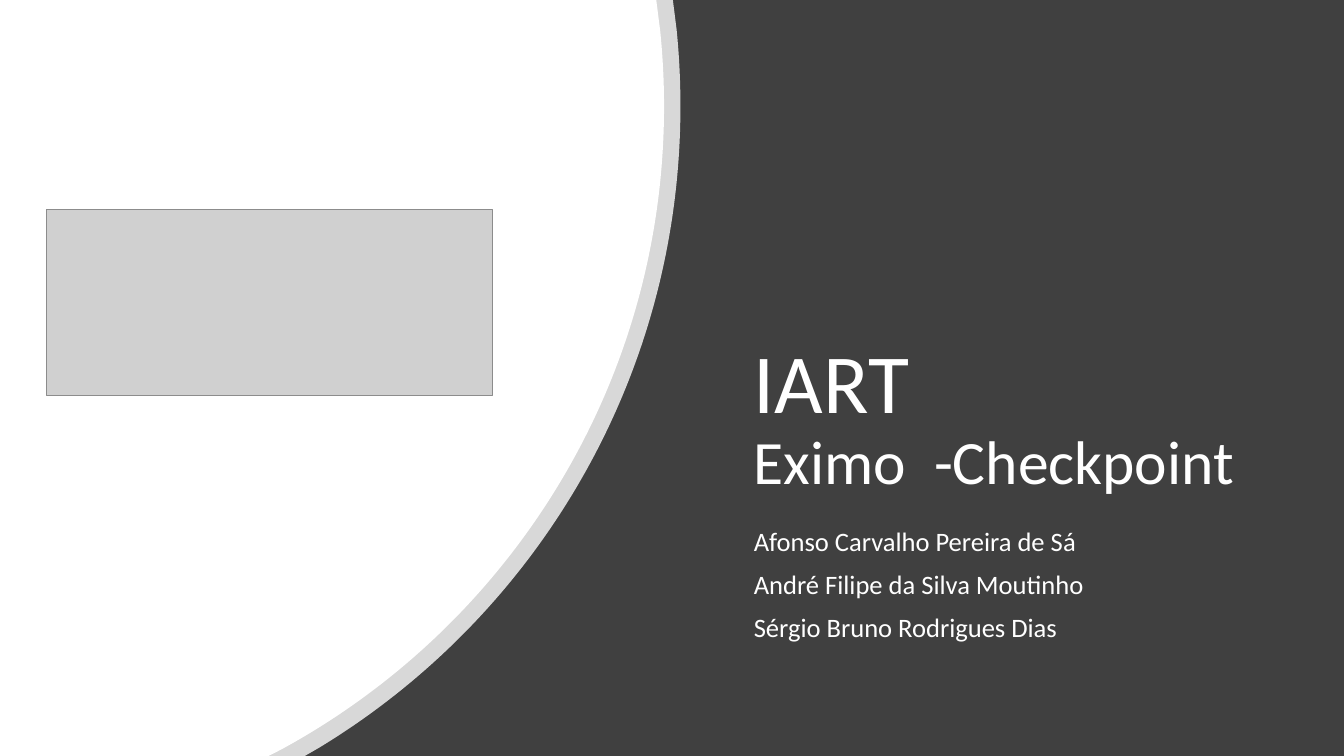
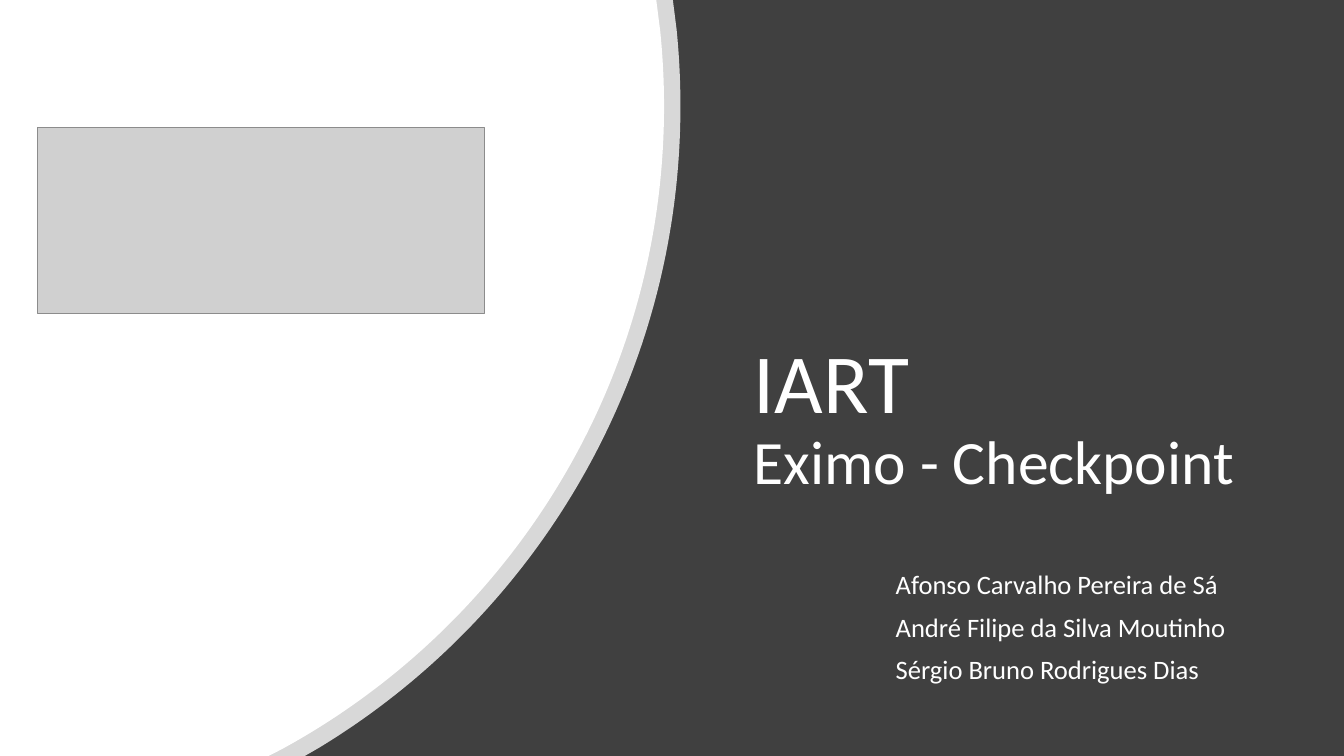
Before and after one commit to SergioDias47/Eximo, a slide deck: slide 1 of docs/IART-Eximo.pptx. Drawn at 1344x756 pixels with LibreOffice and Linux fonts; fonts in the diff are those of the drawing; grey boxes stand for pictures. Boxes give left, top, right and bottom in pixels: in the first picture for what was removed or moved away, otherwise in the second. Text is boxed around its words. In the diff, an @@ line names an element or a change of style, - is before the commit and + after.

```diff
--- a/docs/IART-Eximo.pptx
+++ b/docs/IART-Eximo.pptx
@@ picture: place and size @@
-picture at [46,210,493,395]
+picture at [38,127,485,313]
@@ title at [754,359,1234,494]: spaces changed @@
-IART
-Eximo -Checkpoint
+IART
+Eximo - Checkpoint
@@ subtitle "Afonso Carvalho Pereira de Sá": place and size @@
-subtitle "Afonso Carvalho Pereira de Sá" at [754,532,1083,642]
+subtitle "Afonso Carvalho Pereira de Sá" at [896,575,1225,684]
```
Also in this commit, not shown: 5 other slides changed.
